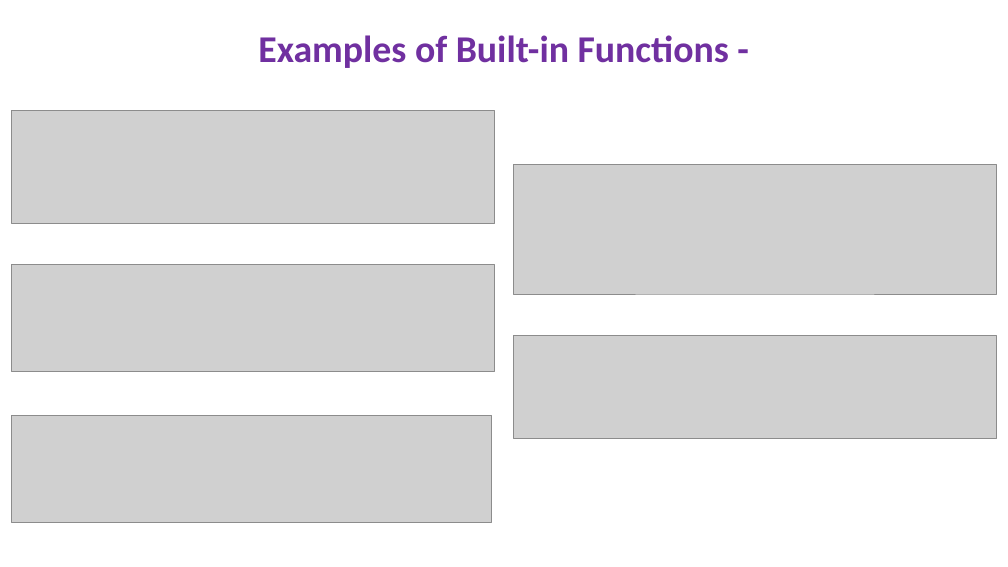
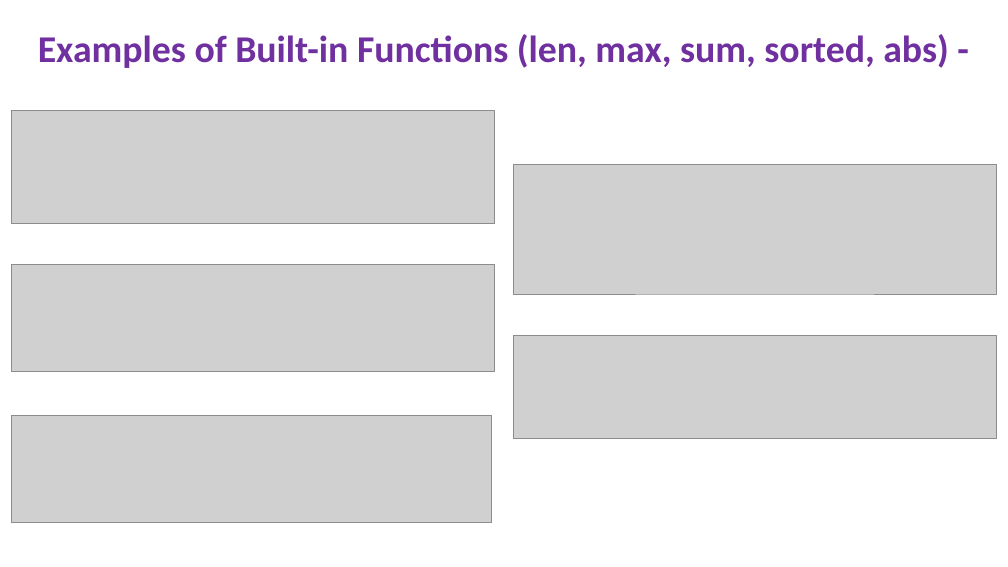
Before and after one commit to Ras-codes/Basic-Python-Data-Manipulation, a slide deck: slide 20 of Python Basic Data Manipulation Project Presentation.pptx (slide 16 before the commit). Drawn at 1008x567 pixels with LibreOffice and Linux fonts; fonts in the diff are those of the drawing; grey boxes stand for pictures. Boxes give left, top, right and bottom in pixels: in the first picture for what was removed or moved away, otherwise in the second. Text is boxed around its words. In the diff, an @@ line names an element or a change of style, - is before the commit and + after.

```diff
--- a/Python Basic Data Manipulation Project Presentation.pptx
+++ b/Python Basic Data Manipulation Project Presentation.pptx
@@ text at (38,34,949,68): text changed @@
-Examples of Built-in Functions -
+Examples of Built-in Functions (len, max, sum, sorted, abs) -
```
Also in this commit, not shown: 3 other slides changed, 6 slides added.
